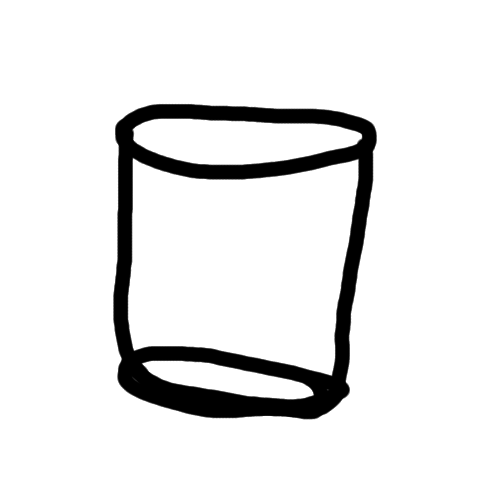
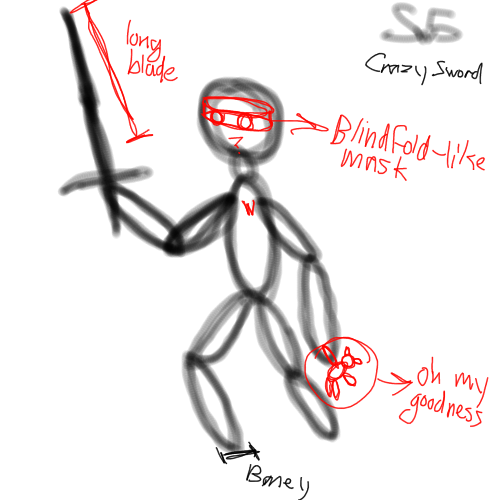
Layers edited between the first and the second 500×500 image:
added group "ideas_people" with 10 layers above "ideas_environment" over left=57, top=0, right=489, bottom=500
added layer "swordsman_5" in group "ideas_people" over left=57, top=0, right=489, bottom=500
renamed "idea6" to "1b", hid it over left=64, top=64, right=384, bottom=448
